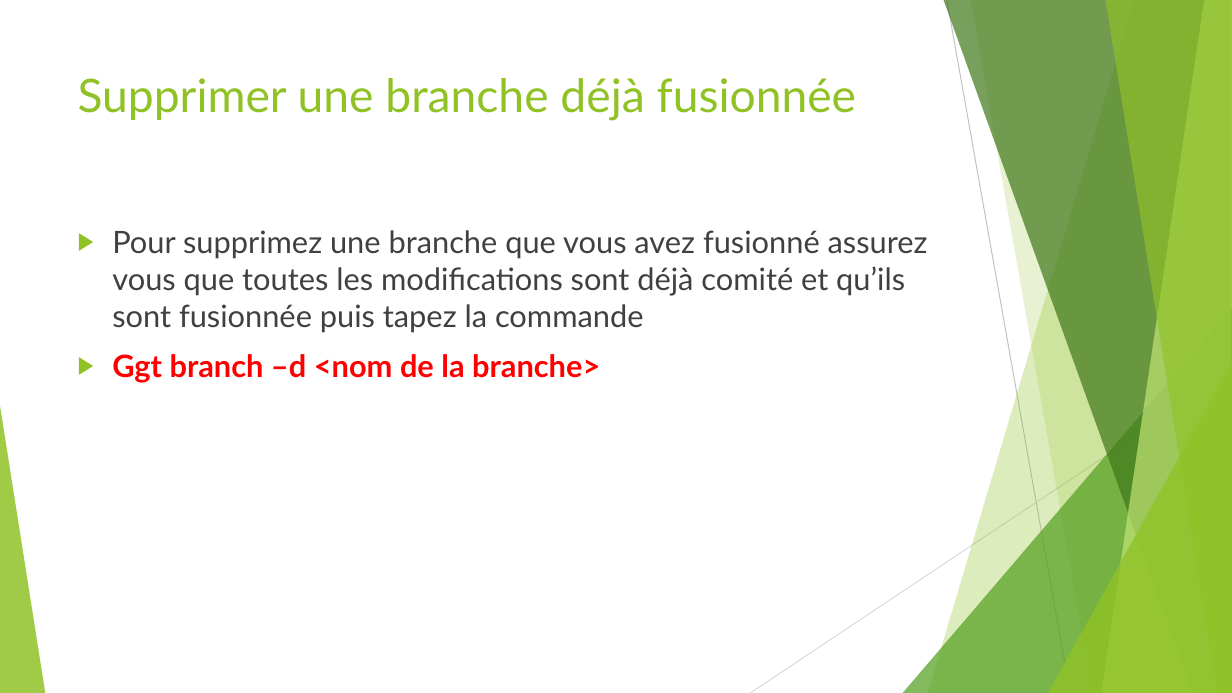
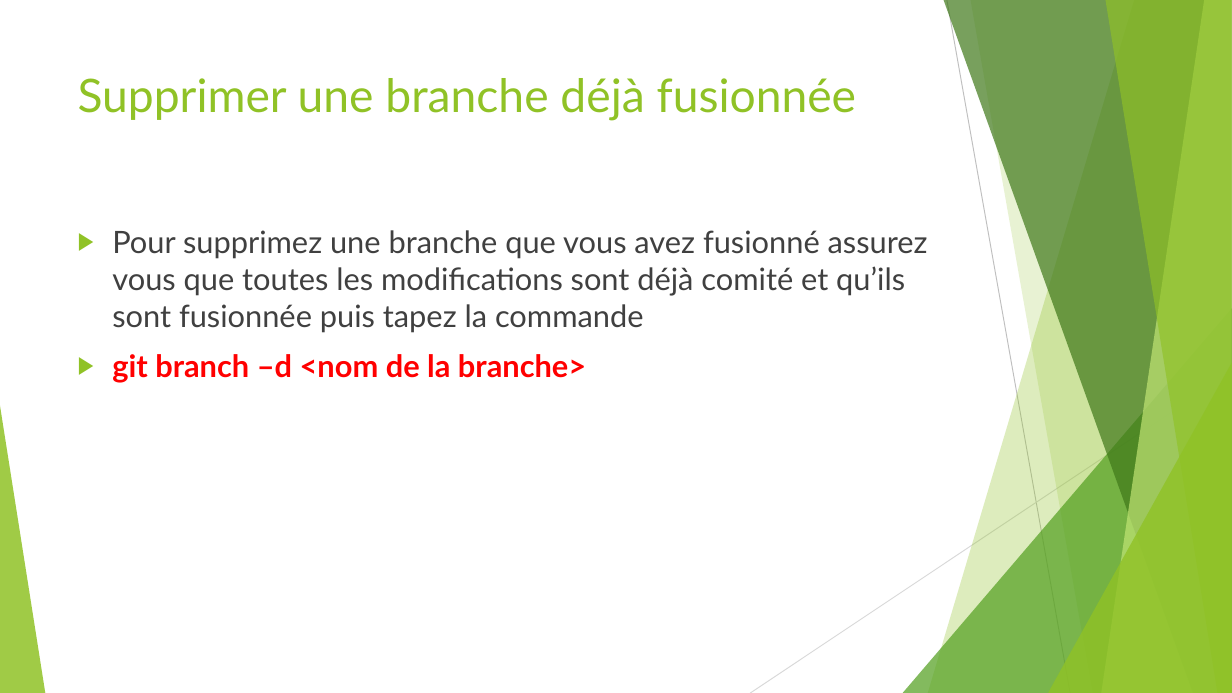
Before and after one commit to ousrah/DEV201, a slide deck: slide 44 of git/Formation Git.pptx (slide 43 before the commit). Drawn at 1232x693 pixels with LibreOffice and Linux fonts; fonts in the diff are those of the drawing. Boxes give left, top, right and bottom in pixels: in the first picture for what was removed or moved away, otherwise in the second. Text is boxed around its words. In the diff, an @@ line names an element or a change of style, - is before the commit and + after.

```diff
--- a/git/Formation Git.pptx
+++ b/git/Formation Git.pptx
@@ text at (x1=112, y1=354, x2=586, y2=383): text changed @@
-▶ Ggt branch –d <nom de la branche>
+▶ git branch –d <nom de la branche>
```
Also in this commit, not shown: 1 other slide changed, 17 slides added, 1 slide removed.
